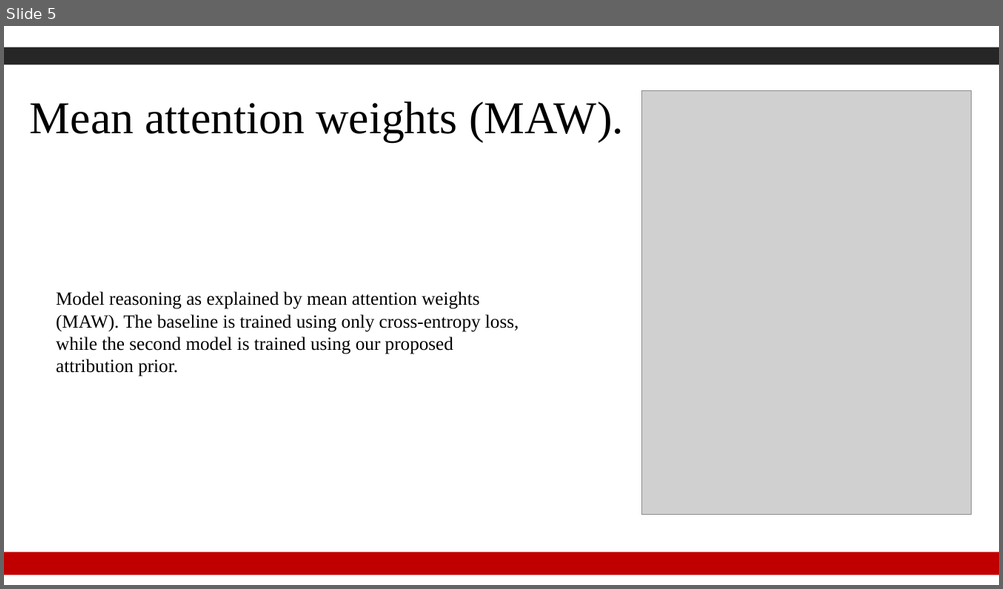
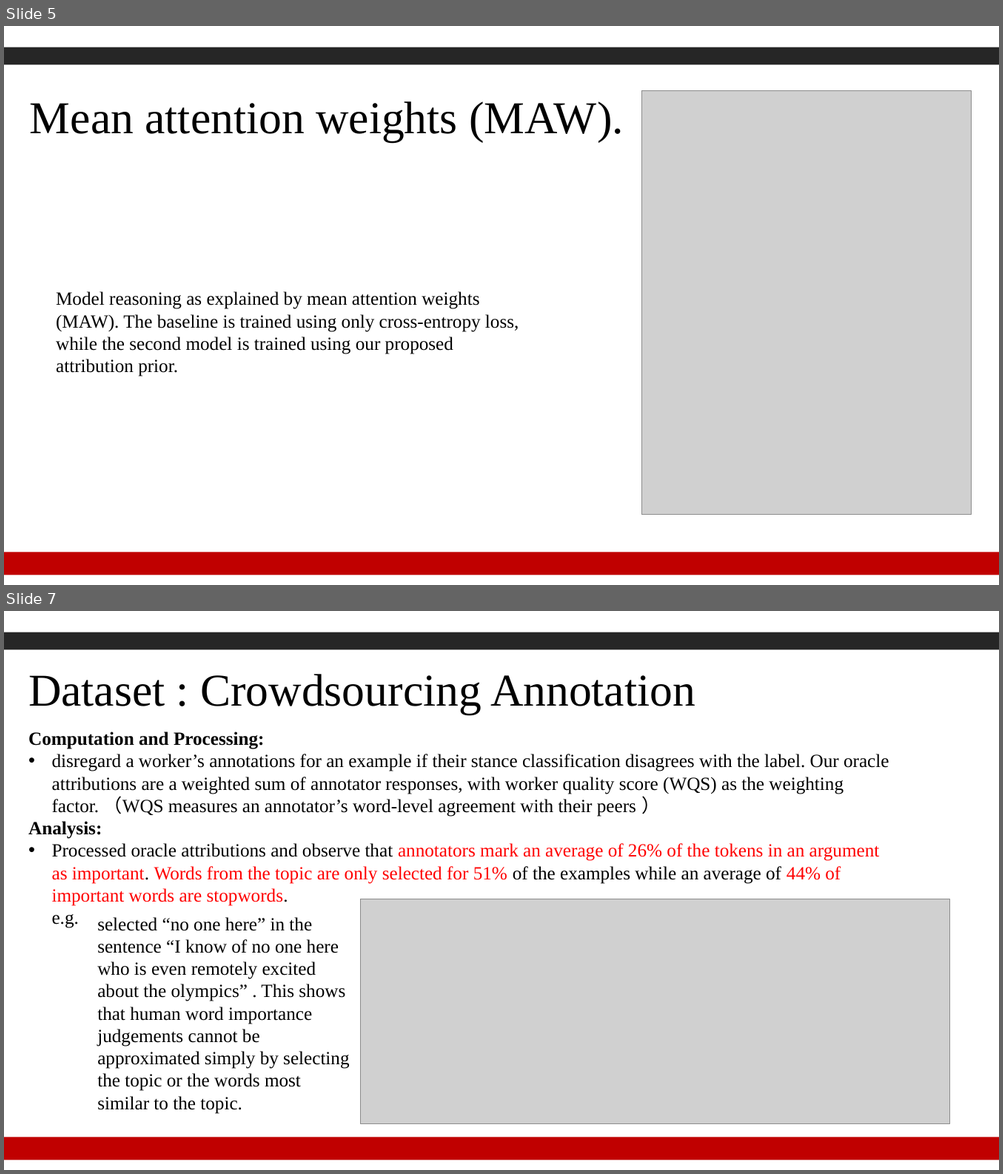
Before and after one commit to Gzk738/GZK_Code, a slide deck: journal club/2022.2.21/Human Rationales as Attribution Priors for Explainable Stance Detection【搜狗文档翻译_译文_英译中】.pdf.pptx. Shown one above the other, each under a label of ours: slide 5 before the commit, slides 5 and 7 after it; the slides between them are not shown. The pictures are 1003x589 and 1003x1174 pixels, drawn with LibreOffice and Linux fonts; fonts in the diff are those of the drawing; grey boxes stand for pictures; background and template pictures are left out. Boxes give left, top, right and bottom in pixels: in the first picture for what was removed or moved away, otherwise in the second. Text is boxed around its words. In the diff, an @@ line names an element or a change of style, - is before the commit and + after.

```diff
--- a/journal club/2022.2.21/Human Rationales as Attribution Priors for Explainable Stance Detection【搜狗文档翻译_译文_英译中】.pdf.pptx
+++ b/journal club/2022.2.21/Human Rationales as Attribution Priors for Explainable Stance Detection【搜狗文档翻译_译文_英译中】.pdf.pptx
@@ slide 7 added at <box>4,611,999,1170</box>, background #FFFFFF; not listed: 4 template elements that a slide beside it also shows @@
@@ text added at <box>28,674,695,715</box>, 44 pt, text #000000 @@
+Dataset : Crowdsourcing Annotation
@@ text added at <box>28,732,888,928</box>, 18 pt, text #000000 @@
+Computation and Processing:
+• disregard a worker’s annotations for an example if their stance classification disagrees with the label. Our oracle attributions are a weighted sum of annotator responses, with worker quality score (WQS) as the weighting factor. （WQS measures an annotator’s word-level agreement with their peers ）
+Analysis:
+• Processed oracle attributions and observe that annotators mark an average of 26% of the tokens in an argument as important. Words from the topic are only selected for 51% of the examples while an average of 44% of important words are stopwords.
+e.g.
@@ picture added at <box>360,899,949,1125</box> @@
@@ text added at <box>97,917,349,1114</box>, 18 pt, text #000000 @@
+selected “no one here” in the sentence “I know of no one here who is even remotely excited about the olympics” . This shows that human word importance judgements cannot be approximated simply by selecting the topic or the words most similar to the topic.
```
Also in this commit, not shown: 4 other slides changed, 8 other slides added, 5 slides removed, 2 other files.
